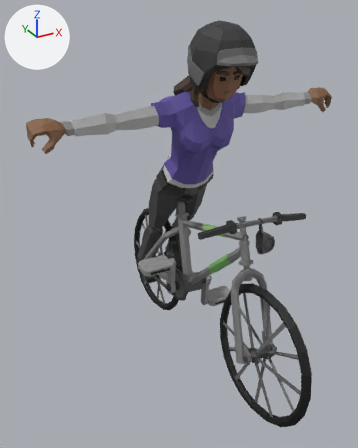
Before and after pictures for a commit that changed the glTF model sets/cyclist-animation/gltf-exports/cyclist-3-animation-v1.glb.
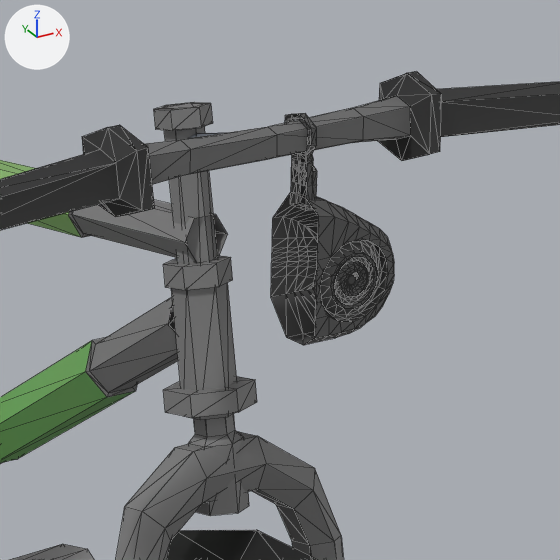
Each version appears first whole from a 50 mm lens placed at (-1.345, -2.331, 2.078), pointed at (-0.05, 0.023, 0.901), and next in a close-up on the part from 60% to 84% of the width and 45% to 64% of the height. The lights are fixed; the arrows at upper left show +X, +Y and +Z. The close-ups show mesh edges as thin lines. Vertices at the same position are counted once.

The scene before the commit, as lines of its bpy script (objects in view):
```python
me_plane_001 = bpy.data.meshes.new('Plane.001')
me_plane_001.from_pydata(...)  # 426 vertices, 803 faces; spans x 0.132..0.225, y -0.536..-0.467, z 0.895..1.088
me_plane_001.materials.append(mat_atlas_colors)  # picture img_atlas_colors_diffuse
me_sm_veh_bike_02_combined = bpy.data.meshes.new('SM_Veh_Bike_02_Combined')
me_sm_veh_bike_02_combined.from_pydata(...)  # 1228 vertices, 2252 faces; spans x -0.26..0.44, y -1.03..0.99, z -0.02..1.11
me_sm_veh_bike_02_combined.materials.append(mat_atlas_colors)  # picture img_atlas_colors_diffuse
ob_horn = bpy.data.objects.new('Horn', me_plane_001)
ob_horn.location = (0.0, 0.0, 0.0)
ob_sm_veh_bike_02_combined = bpy.data.objects.new('SM_Veh_Bike_02_Combined', me_sm_veh_bike_02_combined)
ob_sm_veh_bike_02_combined.location = (0.0, 0.0, 0.0)
```
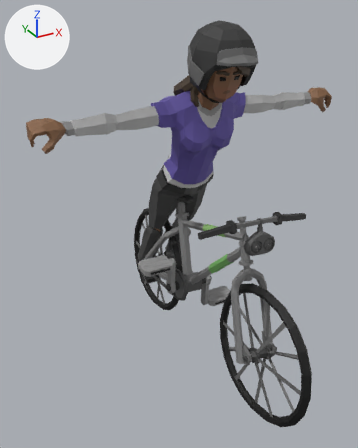
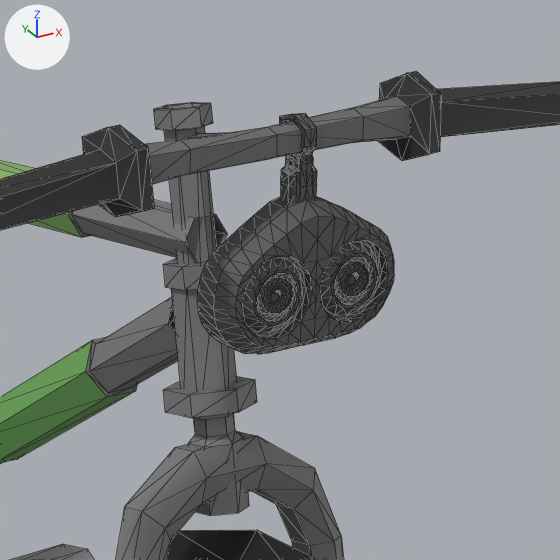
Pixel boxes (x1, y1, x2, y2) of what changed, in the close-ups (560 x 560 px):
```json
{"object": "Horn", "change": "reshaped", "before": [271, 113, 394, 345], "after": [197, 113, 394, 354], "on screen": "60% wider"}
{"part": 1, "of": "me_plane_001", "change": "added", "after": [197, 114, 318, 354]}
```

The change, as JSON lines over the scene's bpy script:
```json
{"block": "me_plane_001", "where": "# used by ob_horn; location = (0.0, 0.0, 0.0)"}
{"op": "remove", "block": "me_plane_001", "code": "me_plane_001.from_pydata(...)  # 426 vertices, 803 faces; spans x 0.132..0.225, y -0.536..-0.467, z 0.895..1.088"}
{"op": "add", "block": "me_plane_001", "code": "me_plane_001.from_pydata(...)  # 792 vertices, 1585 faces; spans x 0.044..0.225, y -0.536..-0.467, z 0.895..1.088"}
{"block": "me_plane_001", "change": "me_plane_001 part 1: 366 vertices added at x 0.044..0.135, y -0.536..-0.467, z 0.897..1.088"}
```
